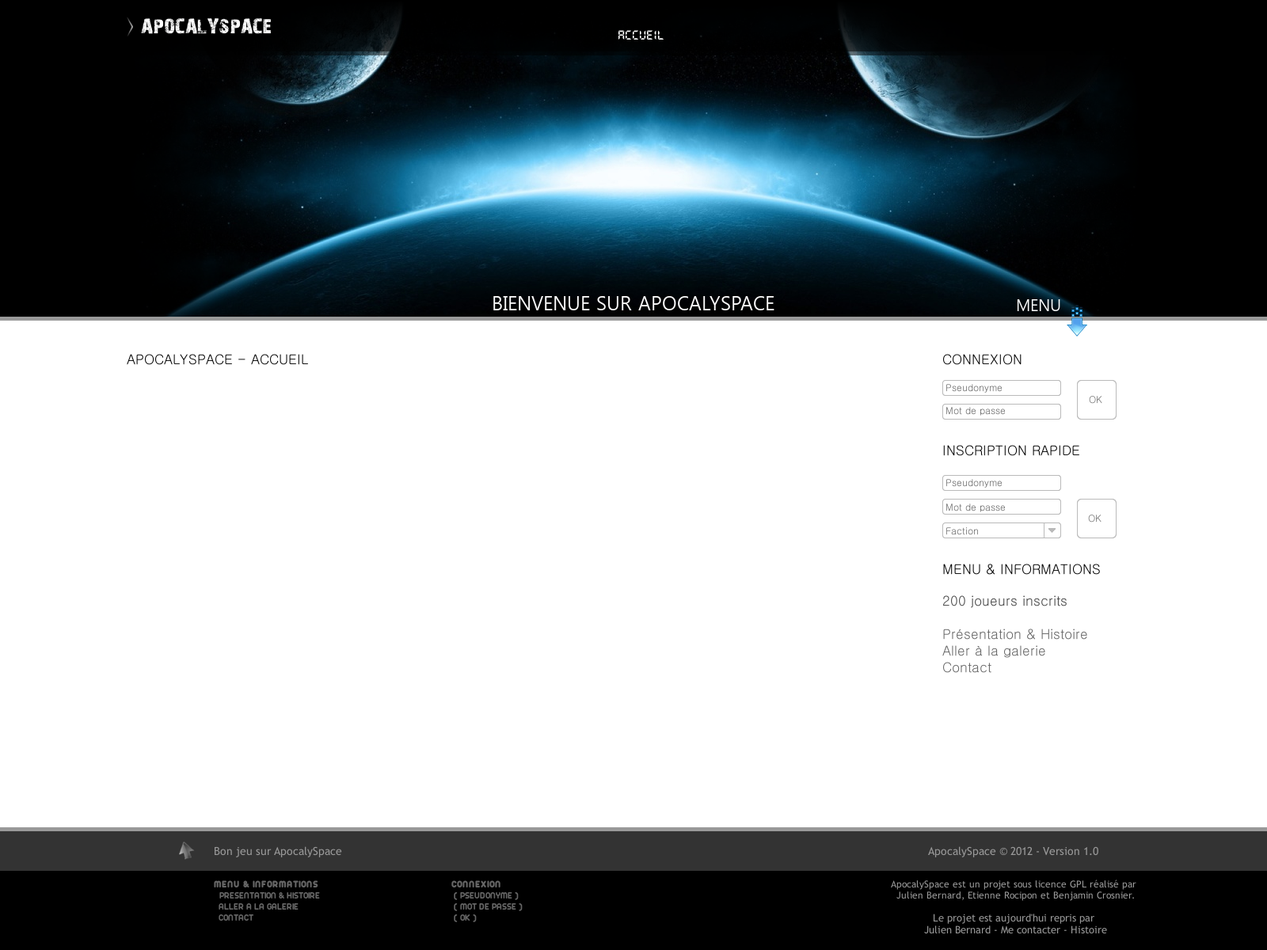
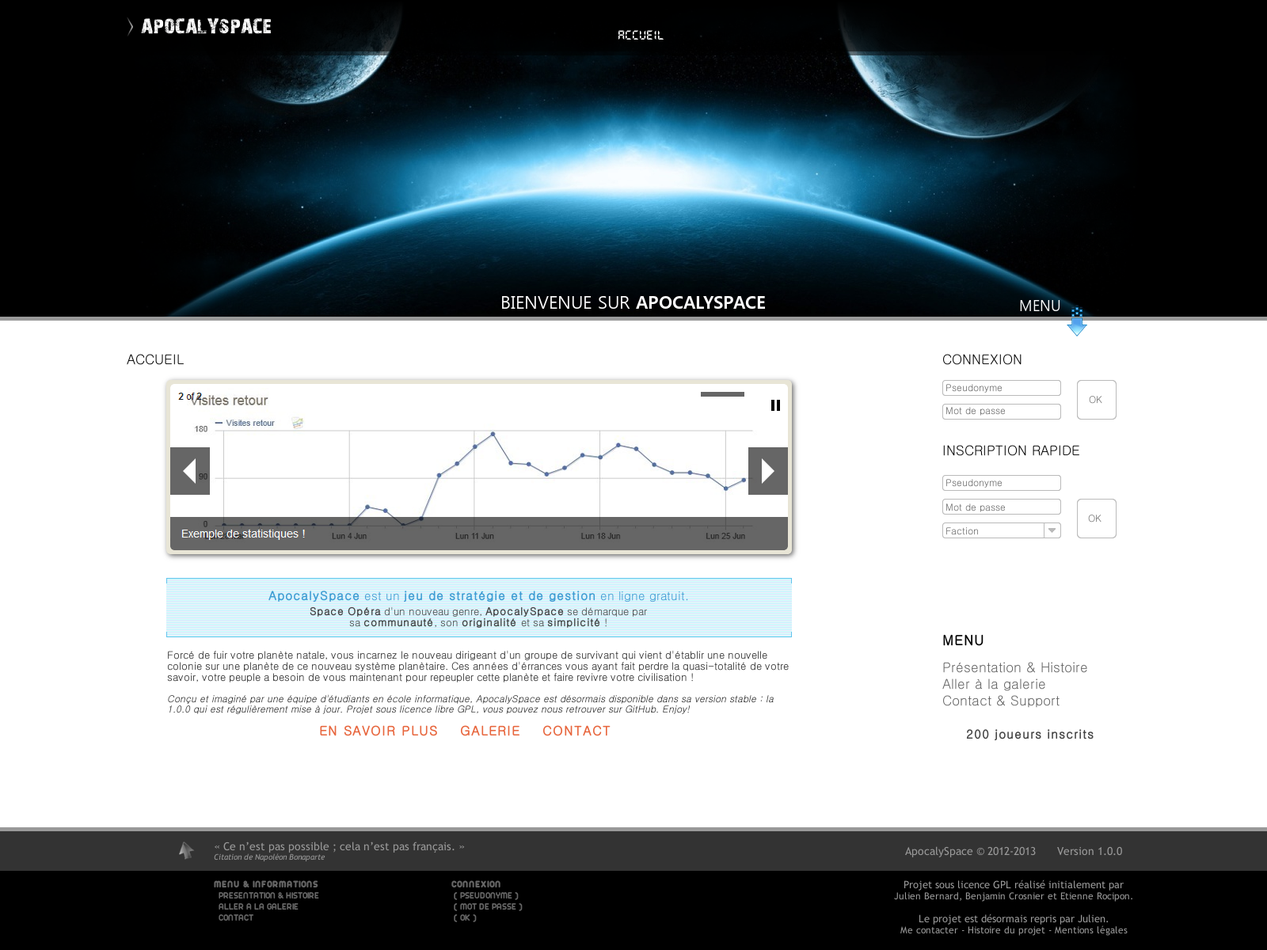
Layered file, before and after one edit (1267px x 950px). Changes by layer:
renamed "MENU" to "WhereIsMenu", painted on it over [1016, 299, 1061, 312]
painted on "BIENVENUE SUR APOCALYSPACE" over [493, 296, 775, 311]
added group "NewsBox" with 3 layers in group "Body" over [162, 376, 799, 562]
added layer "NewsBox Background" in group "NewsBox" over [166, 380, 792, 555]
added layer "NewsBox Exemple" in group "NewsBox" over [167, 383, 791, 552]
added layer "Drop Shadow" (60%) in group "NewsBox" over [162, 376, 799, 562]
renamed "APOCALYSPACE - ACCUEIL" to "TITRE PAGE", painted on it over [136, 353, 308, 365]
renamed "INFORMATIONS" to "MENU", painted on it over [942, 563, 1100, 647]
renamed "200 joueurs inscrits ..." to "Présentation & Histoire ...", painted on it over [942, 595, 1094, 742]
added layer "Presentation" in group "Body" over [268, 590, 688, 628]
added layer "Infos" in group "Body" over [166, 577, 792, 638]
added layer "InfoShadows" (30%) in group "Body" over [166, 577, 792, 638]
added layer "Pitch" in group "Body" over [167, 649, 789, 737]
renamed "ApocalySpace © 2012 - Version ..." to "ApocalySpace © 2012-2013 Versi...", painted on it over [904, 846, 1122, 858]
renamed "Bon jeu sur ApocalySpace" to "« Ce n’est pas possible ; cela...", painted on it over [213, 841, 465, 863]
renamed "ApocalySpace est un projet sou..." to "Projet sous licence GPL réalis...", painted on it over [890, 879, 1137, 936]
painted on "MENU & INFORMATIONS ..." over [218, 892, 320, 899]
